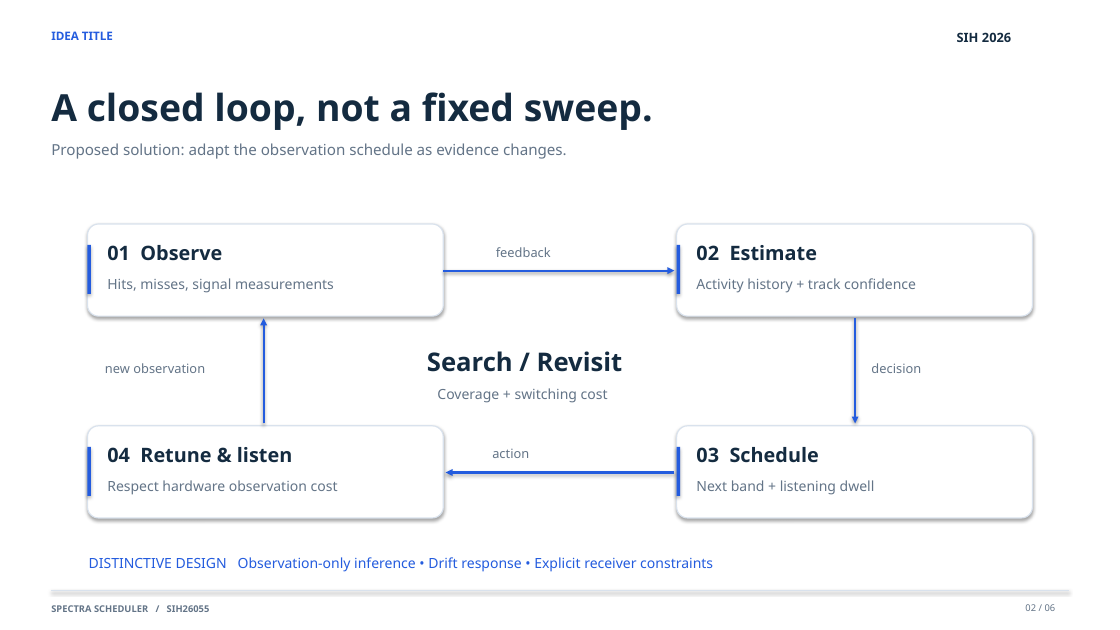
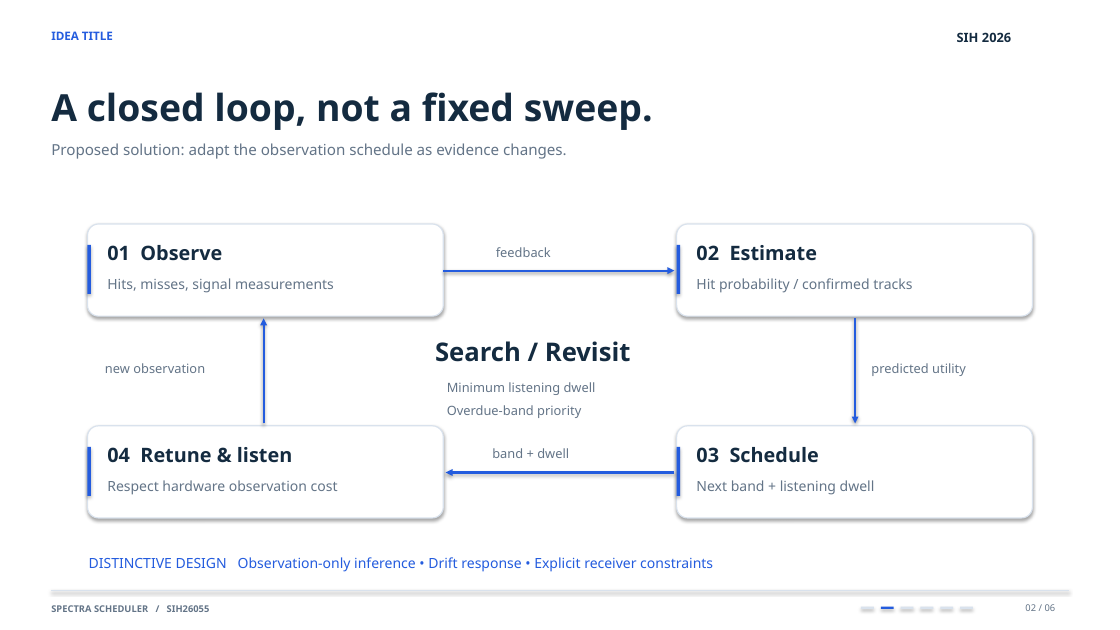
Before and after one commit to Siwach777/spectra-scheduler, a slide deck: slide 2 of ppt/Spectra-Scheduler-SIH2026.pptx. Drawn at 1120x630 pixels with LibreOffice and Linux fonts; fonts in the diff are those of the drawing. Boxes give left, top, right and bottom in pixels: in the first picture for what was removed or moved away, otherwise in the second. Text is boxed around its words. In the diff, an @@ line names an element or a change of style, - is before the commit and + after.

```diff
--- a/ppt/Spectra-Scheduler-SIH2026.pptx
+++ b/ppt/Spectra-Scheduler-SIH2026.pptx
@@ text at [696, 278, 912, 293]: text changed @@
-Activity history + track confidence
+Hit probability / confirmed tracks
@@ text "Search / Revisit": place and size @@
-text "Search / Revisit" at [427, 351, 623, 372]
+text "Search / Revisit" at [435, 341, 631, 362]
@@ text removed at [437, 388, 608, 403] @@
-Coverage + switching cost
@@ text added at [447, 382, 596, 395], 11 pt, text #637487 @@
+Minimum listening dwell
@@ text at [871, 363, 966, 376]: text changed @@
-decision
+predicted utility
@@ text added at [447, 405, 581, 418], 11 pt, text #637487 @@
+Overdue-band priority
@@ text at [492, 448, 569, 458]: text changed @@
-action
+band + dwell
@@ rectangle added at [861, 607, 874, 609], fill #D9E2ED @@
@@ rectangle added at [881, 607, 894, 609], fill #245CDE @@
@@ rectangle added at [901, 607, 913, 609], fill #D9E2ED @@
@@ rectangle added at [921, 607, 933, 609], fill #D9E2ED @@
@@ rectangle added at [940, 607, 953, 609], fill #D9E2ED @@
@@ rectangle added at [960, 607, 973, 609], fill #D9E2ED @@
```
Also in this commit, not shown: 5 other slides changed, 3 other files.
